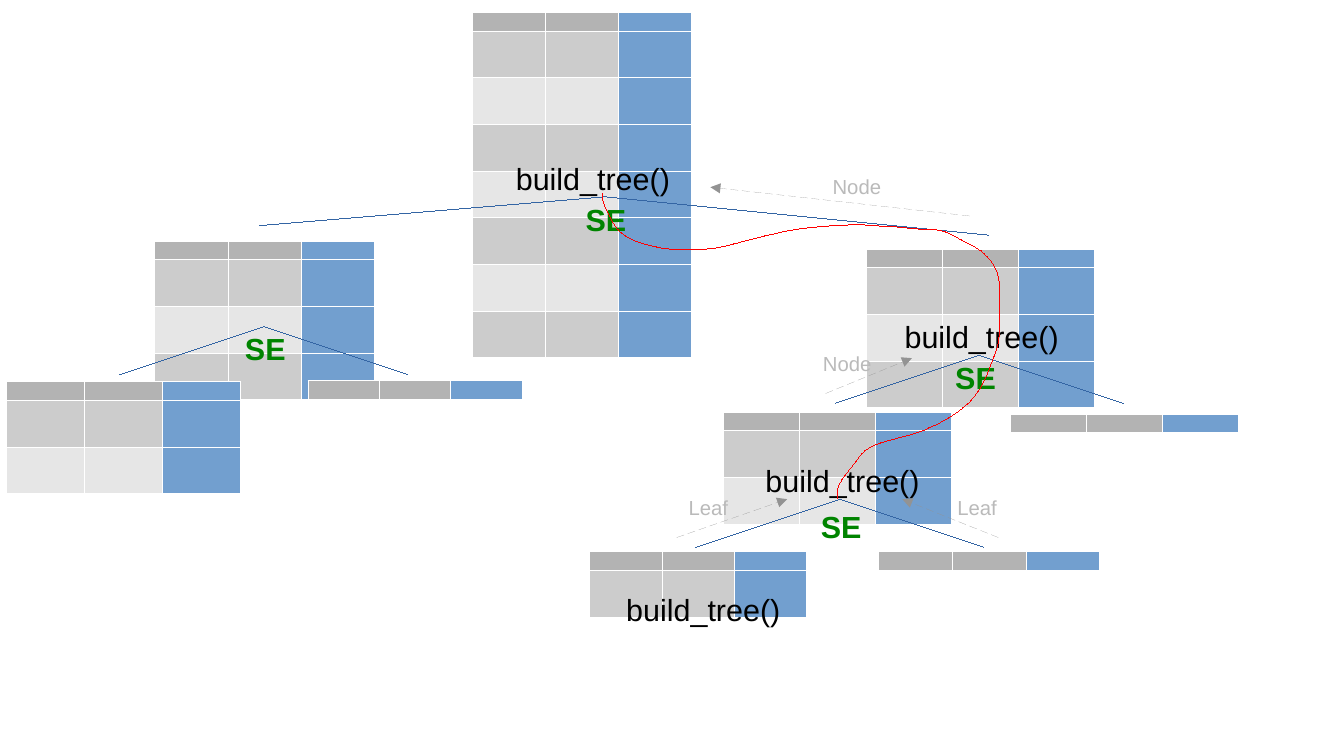
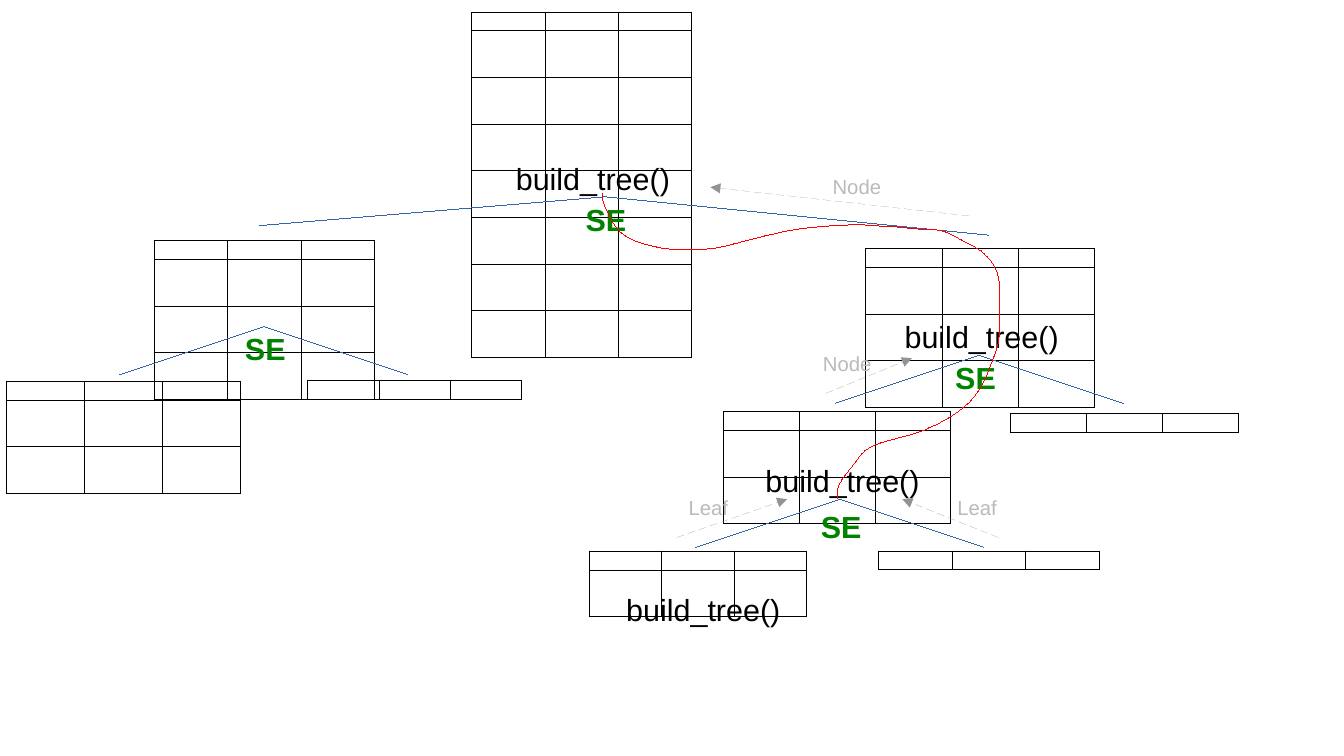
Before and after one commit to savoga/maths-for-data-science, a slide deck: slide 3 of ML/Schemas.odp. Drawn at 1344x756 pixels with LibreOffice and Linux fonts; fonts in the diff are those of the drawing. Boxes give left, top, right and bottom in pixels: in the first picture for what was removed or moved away, otherwise in the second. Text is boxed around its words. In the diff, an @@ line names an element or a change of style, - is before the commit and + after.

```diff
--- a/ML/Schemas.odp
+++ b/ML/Schemas.odp
@@ table at bbox=[472, 12, 692, 357] @@
@@ borders changed @@
@@ table at bbox=[155, 240, 374, 399] @@
@@ borders changed @@
@@ table at bbox=[866, 249, 1095, 407] @@
@@ borders changed @@
@@ table at bbox=[6, 382, 240, 494] @@
@@ borders changed @@
@@ table at bbox=[307, 381, 522, 399] @@
@@ borders changed @@
@@ table at bbox=[723, 412, 950, 524] @@
@@ borders changed @@
@@ table at bbox=[1011, 413, 1238, 432] @@
@@ borders changed @@
@@ table at bbox=[589, 551, 805, 617] @@
@@ borders changed @@
@@ table at bbox=[878, 551, 1098, 570] @@
@@ borders changed @@
```
Also in this commit, not shown: 3 other slides changed, 1 slide added, 3 other files.
